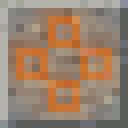
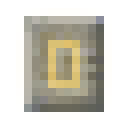
Layered file, before and after one edit (w=128, h=128). Changes by layer:
added group "Group 1" with 6 layers above "Group 2" over (x1=24, y1=16, x2=104, y2=112)
added layer "Layer 5" (multiply, 20%) in group "Group 1" over (x1=88, y1=56, x2=104, y2=80)
added layer "Layer 2 copy 6" (overlay, 75%) in group "Group 1" over (x1=48, y1=40, x2=80, y2=88)
added layer "Layer 0 copy 3" in group "Group 1" over (x1=24, y1=16, x2=104, y2=112)
added layer "Layer 0 copy 2" in group "Group 1" over (x1=32, y1=24, x2=96, y2=104)
added layer "Layer 4" in group "Group 1" over (x1=24, y1=16, x2=104, y2=112)
hid "Layer 2 copy 4", opacity 75% → 100%, blend overlay → normal, moved it into group "Group 2", painted on it over (x1=16, y1=16, x2=112, y2=112)
moved "Layer 0 copy" into group "Group 2" over (x1=8, y1=8, x2=120, y2=120)
moved "Layer 0" into group "Group 2" over (x1=0, y1=0, x2=128, y2=128)
